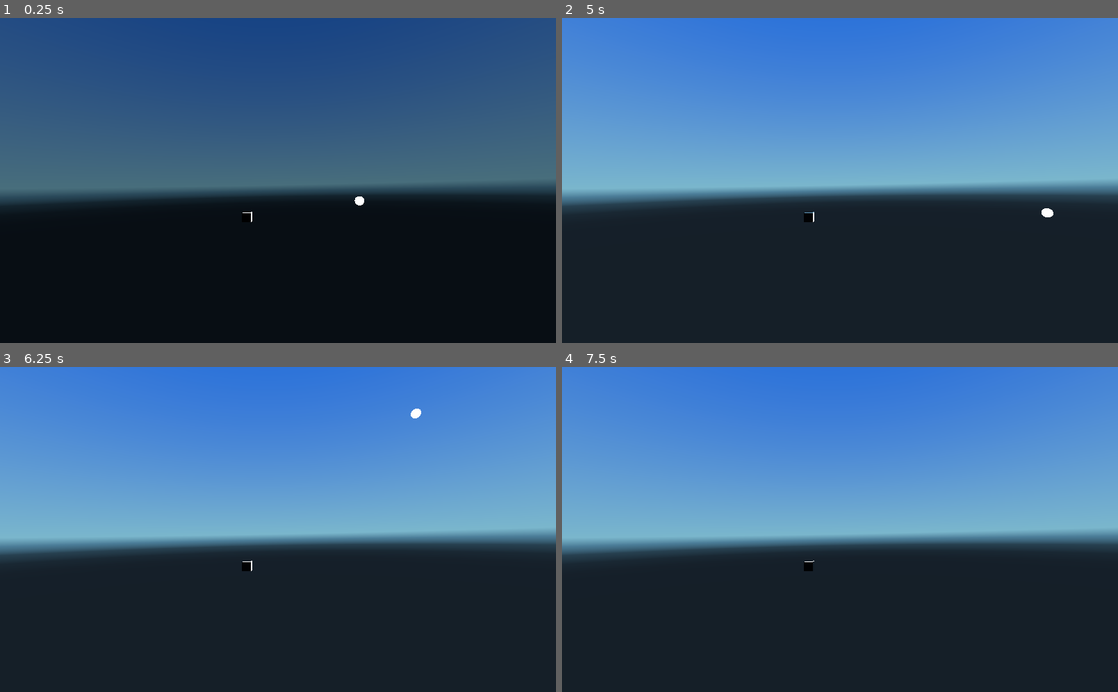
Above: before the commit, frames 1-4 (two rows, left to right).
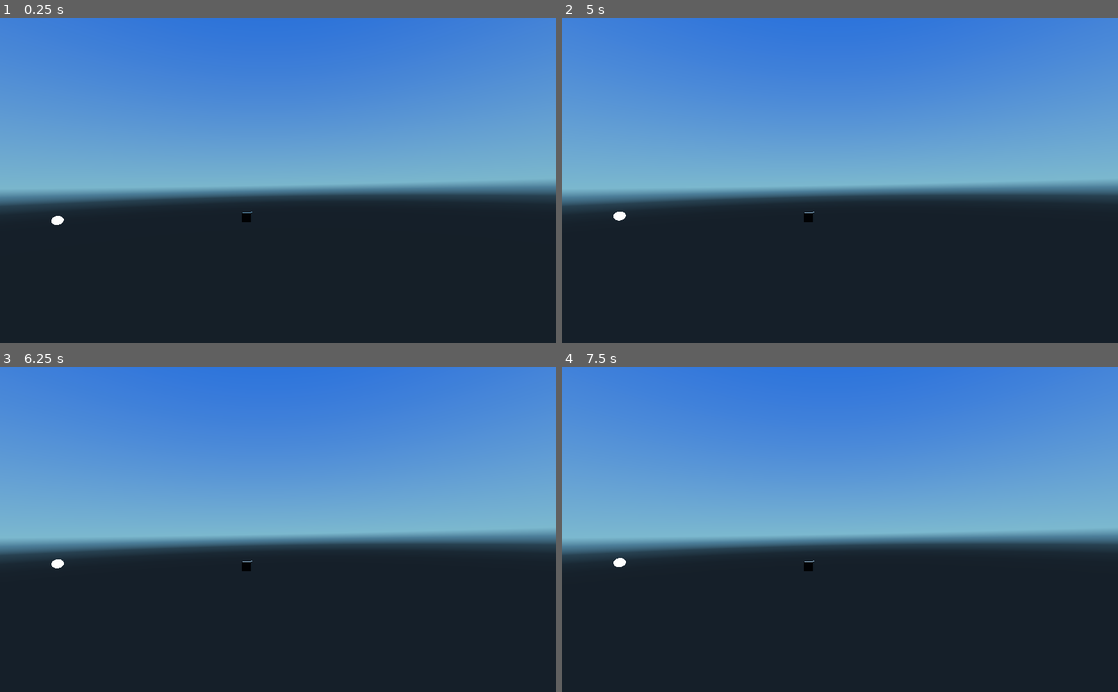
Above: after the commit, the same moments.

Repository: mustafmst/minecraft-clone
Game: Godot game, scene res://components/Sky/Sky.tscn
Two runs of this game, one before a commit and one after it. Both use one fixed random seed, a clock stepped at 60 frames per second and the inputs below. The project has no main scene, so this scene is started directly.
Inputs (mouse positions are in pixels of both pictures, inside the frame that each line leads up to):
- Up to frame 1 (0.25 s): no input
- Up to frame 2 (5 s): tap Enter at 0.5 s; move the mouse to (867, 180) at 0.52 s; hold Shift (movement_sprint) 0.53-1.28 s; hold W (movement_forward) from 0.53 s (still down); tap Space (movement_jump) at 0.77, 1.25, 1.52, 3.02, 3.77, 4.52 s; move the mouse to (812, 180) at 1.27 s; tap Shift (movement_sprint) at 1.35, 2.85, 4.35 s; move the mouse to (851, 174) at 2.02 s; hold Shift (movement_sprint) 2.03-2.78 s; move the mouse to (834, 187) at 2.77 s; move the mouse to (878, 183) at 3.52 s; hold Shift (movement_sprint) 3.53-4.28 s; move the mouse to (795, 177) at 4.27 s
- Up to frame 3 (6.25 s): move the mouse to (283, 529) at 5.02 s; hold Shift (movement_sprint) 5.03-5.78 s; move the mouse to (255, 523) at 5.77 s; release W (movement_forward) at 5.78 s; hold D (movement_right) from 5.78 s (still down); tap Shift (movement_sprint) at 5.85 s; tap Space (movement_jump) at 6.02 s
- Up to frame 4 (7.5 s): move the mouse to (867, 529) at 6.52 s; release D (movement_right) at 6.53 s; hold Shift (movement_sprint) 6.53-7.28 s; hold W (movement_forward) from 6.53 s (still down); tap Space (movement_jump) at 6.77 s; move the mouse to (812, 529) at 7.27 s; tap Shift (movement_sprint) at 7.35 s

The runs differ from the first frame. In frame 1, 58% of the frame differs, in the area x 0-100%, y 0-64%; in frame 2, 0.1%; in frame 3, 0.1%; in frame 4, less than 0.1%.

Commit message:
Sky brightness change

Diff:
--- a/components/Sky/Sky.tscn
+++ b/components/Sky/Sky.tscn
@@ -81,14 +81,14 @@
 ground_curve = 0.01
 ground_energy = 1.0
 sun_color = Color( 0.556863, 0.823529, 0.909804, 1 )
-sun_latitude = -20.0
+sun_latitude = 0.0
 sun_longitude = 0.0
 sun_angle_min = 0.0
 sun_angle_max = 0.0
-sun_curve = 0.05
+sun_curve = 0.0026278
 sun_energy = 0.0
 texture_size = 0
-_sections_unfolded = [ "Sky", "Sun", "Texture" ]
+_sections_unfolded = [ "Ground", "Sky", "Sun", "Texture" ]
 
 [sub_resource type="Environment" id=4]
 
@@ -242,7 +242,6 @@
 
 [node name="sun" type="DirectionalLight" parent="sun_mover" index="0"]
 
-editor/display_folded = true
 transform = Transform( -0.0119718, 0, -0.999928, 0, 1, 0, 0.999928, 0, -0.0119718, -47, 0, 0 )
 layers = 1
 light_color = Color( 1, 1, 1, 1 )
@@ -323,7 +322,6 @@
 
 [node name="moon_mover" type="Position3D" parent="." index="1"]
 
-editor/display_folded = true
 script = ExtResource( 2 )
 _sections_unfolded = [ "Pause", "Transform", "Visibility" ]
 
--- a/components/Sky/moon_mover.gd
+++ b/components/Sky/moon_mover.gd
@@ -1,7 +1,7 @@
 extends Position3D
 
-#var speed = 0.001388889 # 1h in game world = 1 minute in real
-var speed = 0.2
+var speed = 0.001388889 # 1h in game world = 1 minute in real
+#var speed = 0.2 # test speed
 
 onready var moon = get_node("moon")
 
@@ -17,7 +17,7 @@
             Input.set_mouse_mode(Input.MOUSE_MODE_VISIBLE)
 
     var new_moon_rotation = get_rotation()
-    new_moon_rotation.z += (PI * speed) * delta
+    new_moon_rotation.z -= (PI * speed) * delta
 
     if(new_moon_rotation.z > 2 * PI):
         new_moon_rotation.z -= 2 * PI
--- a/components/Sky/sun_mover.gd
+++ b/components/Sky/sun_mover.gd
@@ -1,15 +1,17 @@
 extends Position3D
 
-#var speed = 0.001388889 # 1h in game world = 1 minute in real
-var speed = 0.2
+var speed = 0.001388889 # 1h in game world = 1 minute in real
+#var speed = 0.2 # test speed
 
 onready var sun = get_node("sun")
 onready var w_env = get_node("WorldEnvironment")
 
+func _ready():
+    w_env.environment.background_energy = 0.75
 
 func _physics_process(delta):
     var new_sun_rotation = get_rotation()
-    new_sun_rotation.z += (PI * speed) * delta
+    new_sun_rotation.z -= (PI * speed) * delta
 
     if (new_sun_rotation.z > 2 * PI):
         new_sun_rotation.z -= 2 * PI
@@ -17,10 +19,19 @@
         new_sun_rotation.z += 2 * PI
 
     if ((new_sun_rotation.z > 0) && (new_sun_rotation.z < PI)):
-        w_env.environment.background_energy = 0.25
         sun.visible = false
     else:
-        w_env.environment.background_energy = 0.75
         sun.visible = true
 
+    if ((new_sun_rotation.z < 2 * PI) && (new_sun_rotation.z > 3 * PI / 2)):
+        w_env.environment.background_energy += (speed * 2 * delta)
+    elif ((new_sun_rotation.z < 3 * PI / 2) && (new_sun_rotation.z > PI)):
+        w_env.environment.background_energy -= (speed * 2 * delta)
+    elif ((new_sun_rotation.z < PI) && (new_sun_rotation.z > 5 * PI / 6)):
+        w_env.environment.background_energy -= (speed * 2.5 * delta)
+    elif ((new_sun_rotation.z < PI / 6) && (new_sun_rotation.z > 0)):
+        w_env.environment.background_energy += (speed * 2.5 * delta)
+    else:
+        pass
+
     set_rotation(new_sun_rotation)
